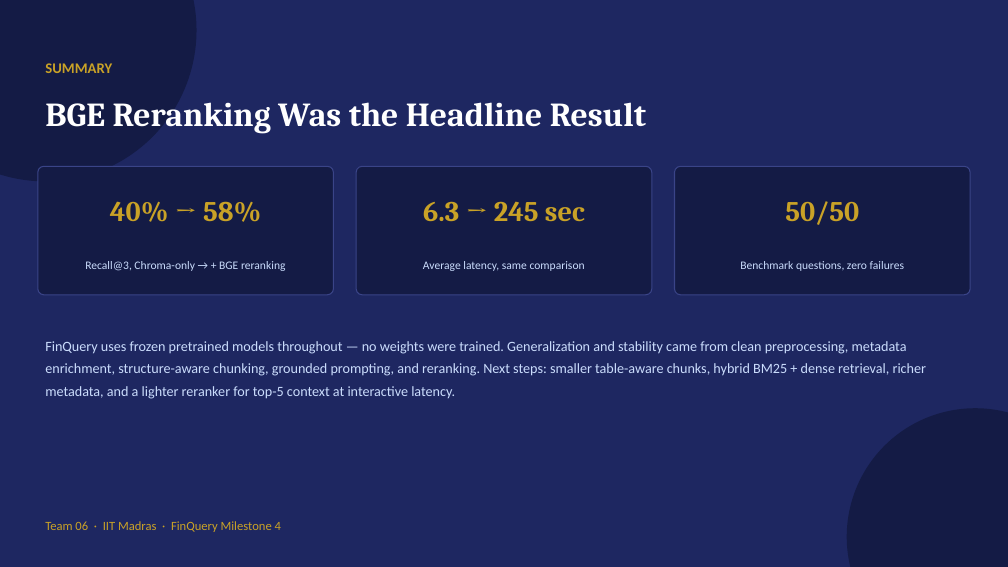
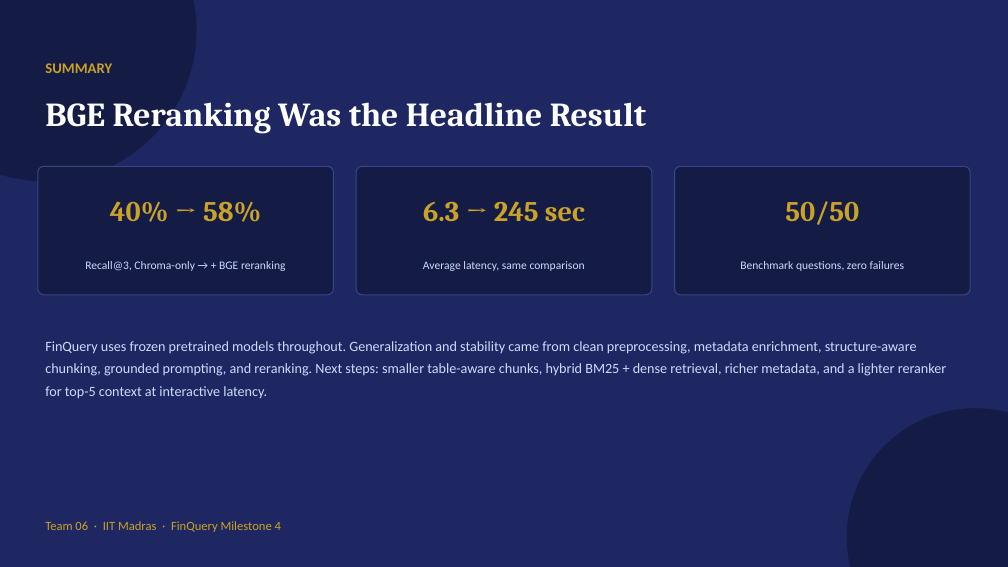
Before and after one commit to nandypi/Group-6-DS-and-AI-Lab-Project, a slide deck: slide 18 of Slides/DSAI_Team_6_Milestone4.pptx (slide 17 before the commit). Drawn at 1008x567 pixels with LibreOffice and Linux fonts; fonts in the diff are those of the drawing. Boxes give left, top, right and bottom in pixels: in the first picture for what was removed or moved away, otherwise in the second. Text is boxed around its words. In the diff, an @@ line names an element or a change of style, - is before the commit and + after.

```diff
--- a/Slides/DSAI_Team_6_Milestone4.pptx
+++ b/Slides/DSAI_Team_6_Milestone4.pptx
@@ text at (45,341,946,399): text changed @@
-FinQuery uses frozen pretrained models throughout — no weights were trained. Generalization and stability came from clean preprocessing, metadata enrichment, structure-aware chunking, grounded prompting, and reranking. Next steps: smaller table-aware chunks, hybrid BM25 + dense retrieval, richer metadata, and a lighter reranker for top-5 context at interactive latency.
+FinQuery uses frozen pretrained models throughout. Generalization and stability came from clean preprocessing, metadata enrichment, structure-aware chunking, grounded prompting, and reranking. Next steps: smaller table-aware chunks, hybrid BM25 + dense retrieval, richer metadata, and a lighter reranker for top-5 context at interactive latency.
```
Also in this commit, not shown: 12 other slides changed, 3 slides added, 2 slides removed.
